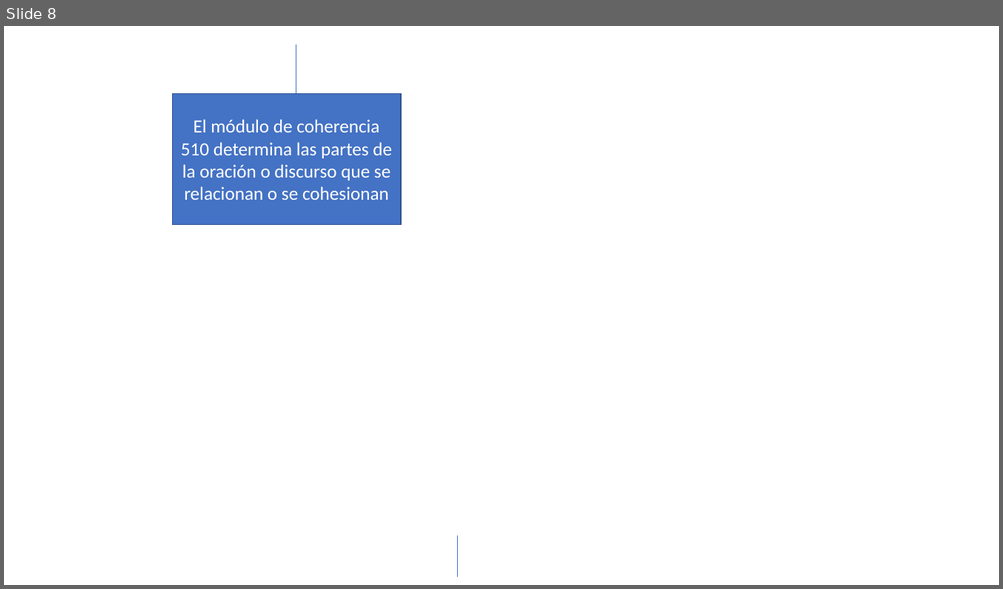
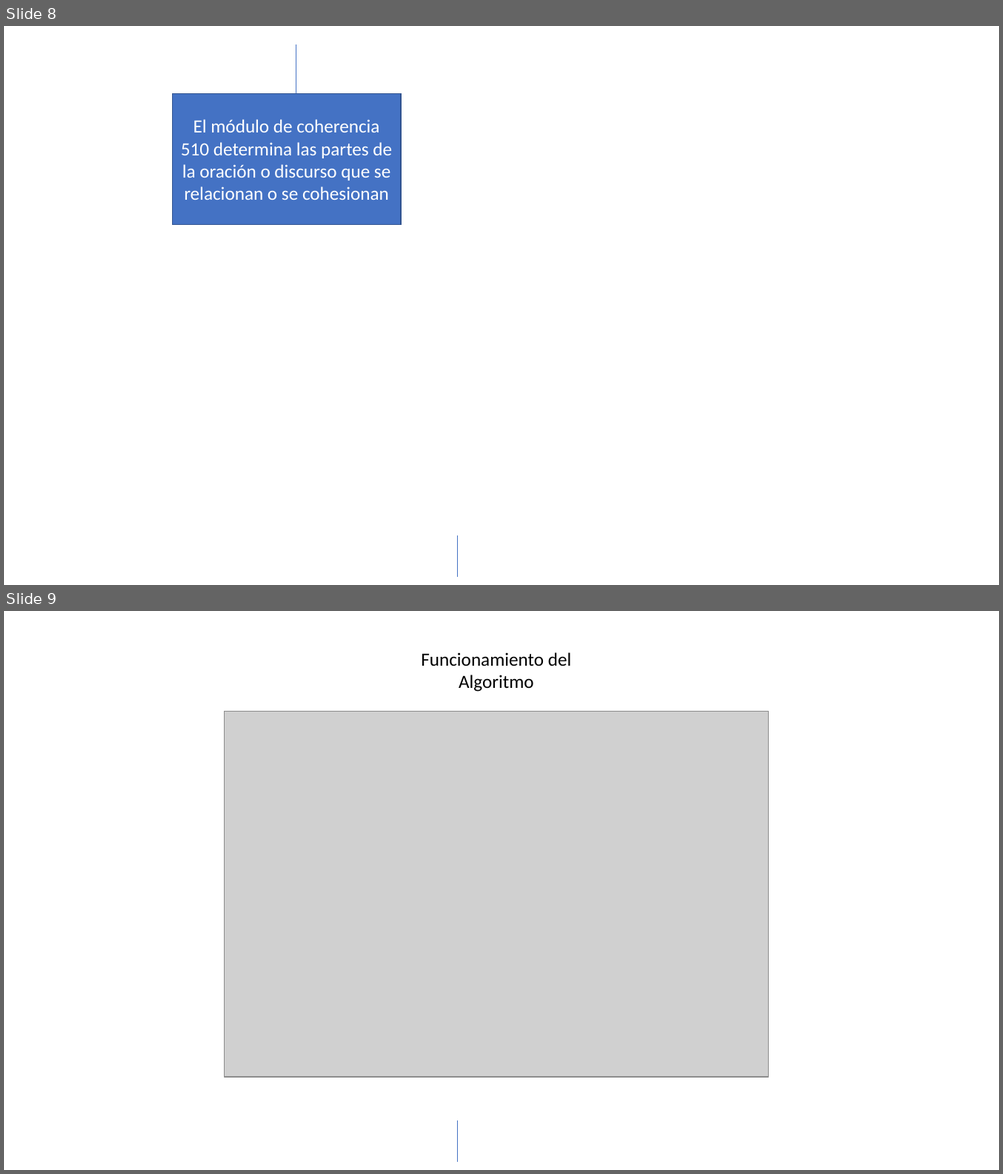
Before and after one commit to osoriopedro/um_fac_ing_semillero_IA, a slide deck: machine_learning/NLU_andres_felipe_muñoz.pptx. Shown one above the other, each under a label of ours: slide 8 before the commit, slides 8 and 9 after it. The pictures are 1003x589 and 1003x1174 pixels, drawn with LibreOffice and Linux fonts; fonts in the diff are those of the drawing; grey boxes stand for pictures; background and template pictures are left out. Boxes give left, top, right and bottom in pixels: in the first picture for what was removed or moved away, otherwise in the second. Text is boxed around its words. In the diff, an @@ line names an element or a change of style, - is before the commit and + after.

```diff
--- a/machine_learning/NLU_andres_felipe_muñoz.pptx
+++ b/machine_learning/NLU_andres_felipe_muñoz.pptx
@@ slide 9 added at bbox=[4, 611, 999, 1170], background picture (left out) @@
@@ text added at bbox=[421, 652, 572, 692], 18 pt, text #000000 @@
+Funcionamiento del Algoritmo
@@ picture added at bbox=[224, 711, 768, 1077] @@
@@ line added from (458, 1122) to (458, 1162), #4472C4 0.5 pt @@
```
Also in this commit, not shown: 2 other slides added, 1 slide removed, 2 other files.
